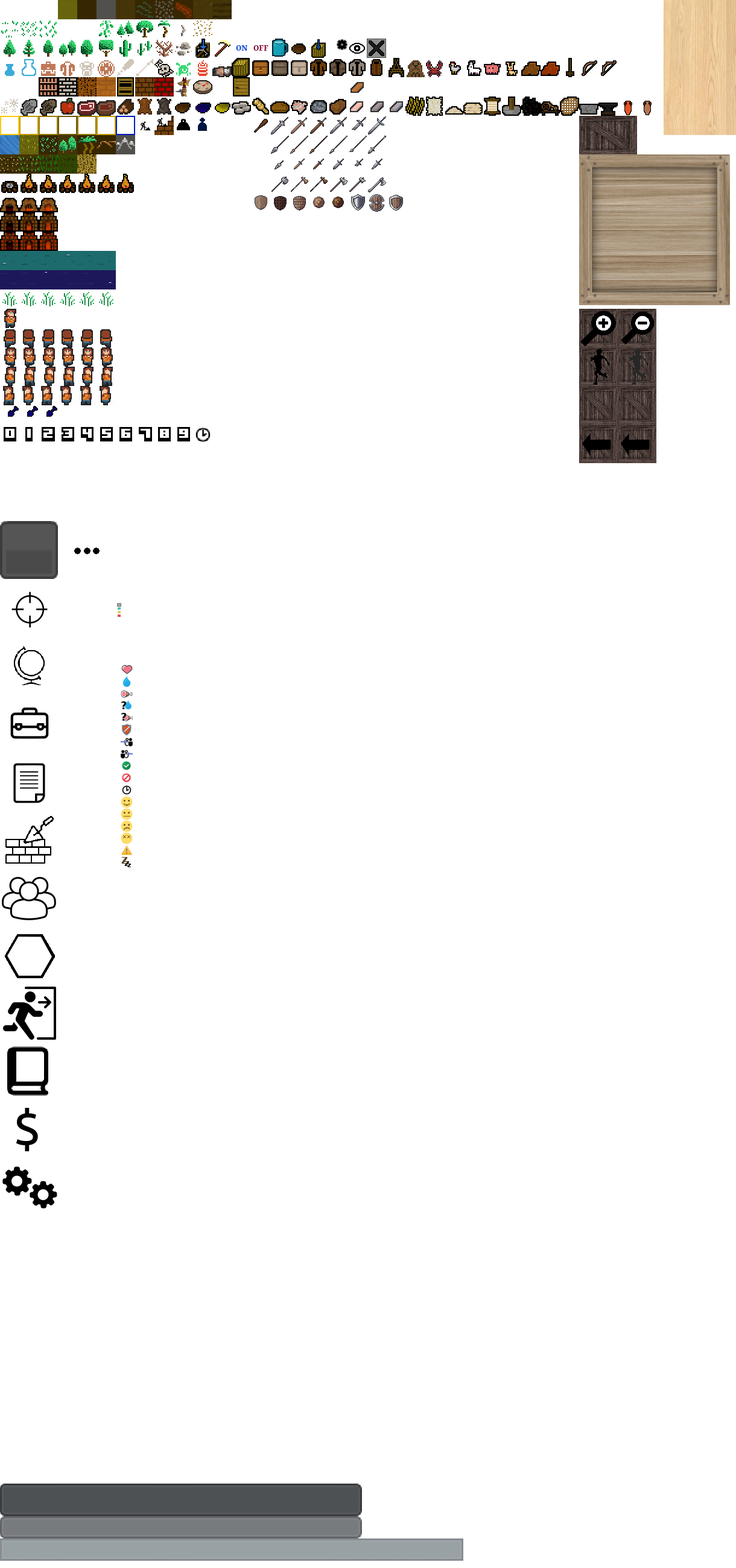
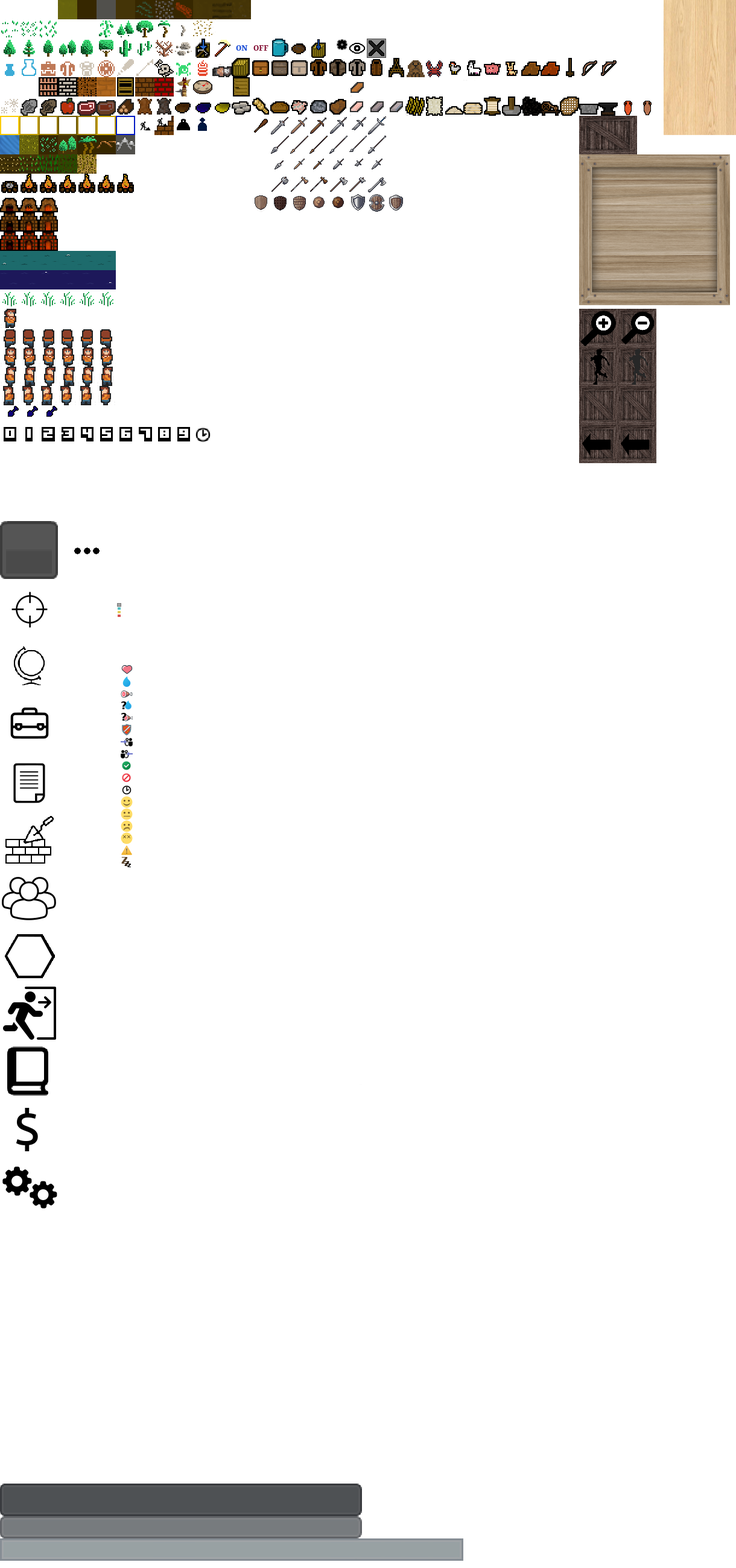
Revision of a layered (736, 1568) image; what changed, layer by layer:
painted on "crate2_diffuse.png" over [192, 0, 304, 52]
